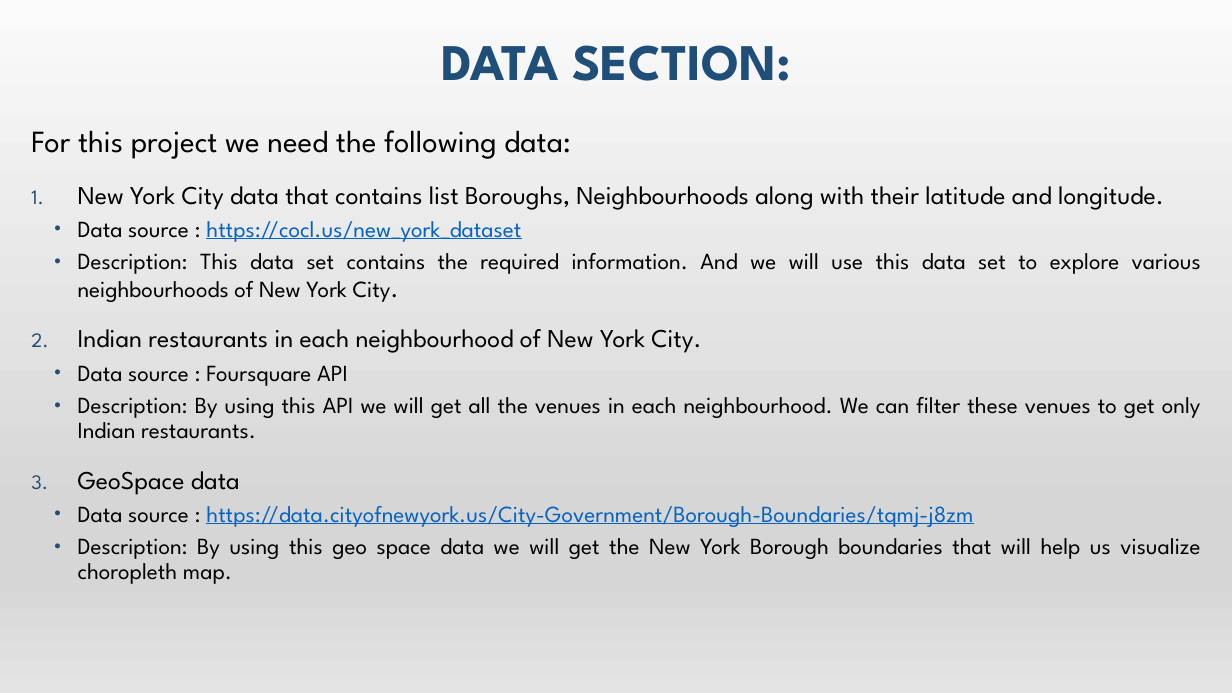
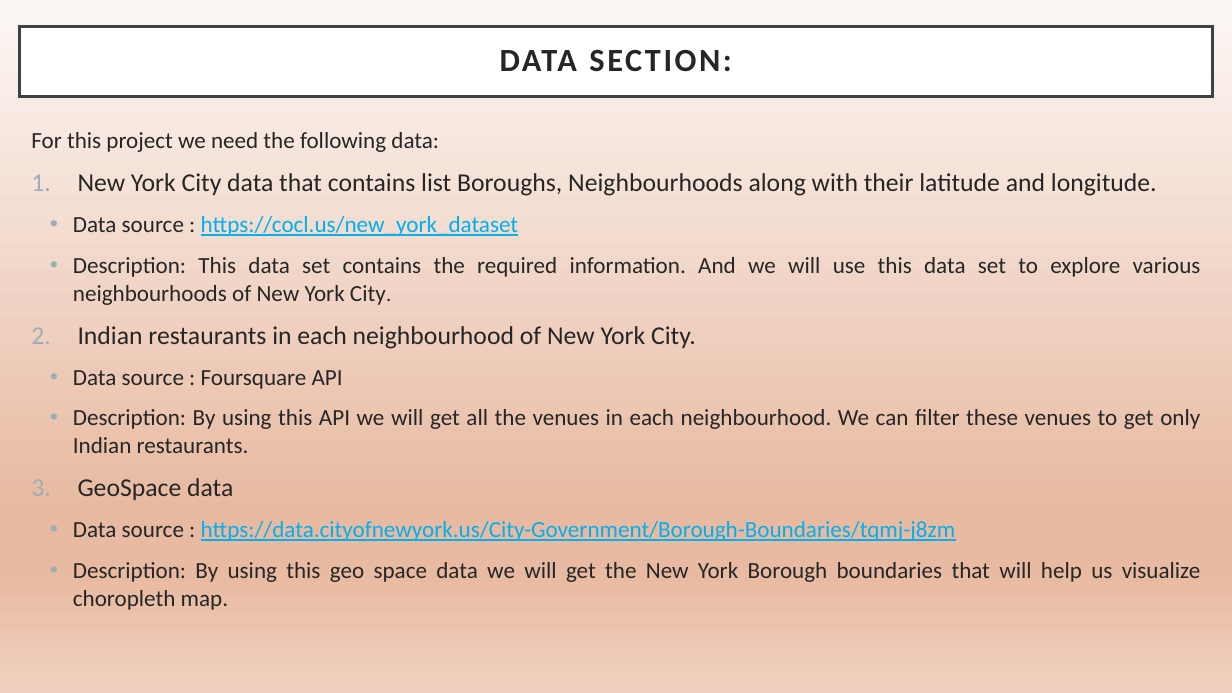
Before and after one commit to ashwinisambandan/-Coursera_Capstone, a slide deck: slide 4 of Capstone - The Battle of Neighborhoods - Part 2/Presentation - The Battle of Neighbourhoods.pptx. Drawn at 1232x693 pixels with LibreOffice and Linux fonts; fonts in the diff are those of the drawing. Boxes give left, top, right and bottom in pixels: in the first picture for what was removed or moved away, otherwise in the second. Text is boxed around its words. In the diff, an @@ line names an element or a change of style, - is before the commit and + after.

```diff
--- a/Capstone - The Battle of Neighborhoods - Part 2/Presentation - The Battle of Neighbourhoods.pptx
+++ b/Capstone - The Battle of Neighborhoods - Part 2/Presentation - The Battle of Neighbourhoods.pptx
@@ background gradient #F2F2F2 to #E7E6E6 to #FFFFFF to #D0CECE to #F2F2F2 @@
@@ rectangle at <box>0,0,1232,693</box>: fill gradient #FAFAFA to #D7D7D7 to #E4E4E4 to gradient #FCF7F5 to #E8BAA1 to #F0D1C0 @@
@@ title "DATA SECTION:": place and size @@
-title "DATA SECTION:" at <box>441,45,791,81</box>
+title "DATA SECTION:" at <box>19,27,1213,97</box>
@@ title "DATA SECTION:" at <box>19,27,1213,97</box>: size 40 to 25.2 pt, font League Spartan to Calibri, text colour #1F4E79 to #262626, letter spacing 0 to 2 pt; vertical alignment bottom to middle; fill none to #FFFFFF; outline none to #404040 2.5 pt @@
@@ text "For this project we need ..." at <box>31,132,1201,610</box>: size 24 to 18 pt in "For this project we need the following ..."; font League Spartan to Calibri; text colour #000000 to #262626 in "For this project we need the following ...", "New York City data that contains list ...", "Data source :", "Description: This data set contains the required ..." and 6 more places; text colour #0563C1 to #00B0F0 in "https://cocl.us/new_york_dataset", "https://data.cityofnewyork.us/City-Government/Borough-Bounda ..."; size 20 to 16 pt in "City."; line spacing 0.9 to 1; less space between paragraphs; bullet colour #1F4E79 to #9BAFB5; indent changed; more space between paragraphs @@
```
Also in this commit, not shown: 5 other slides changed, 3 other files.
